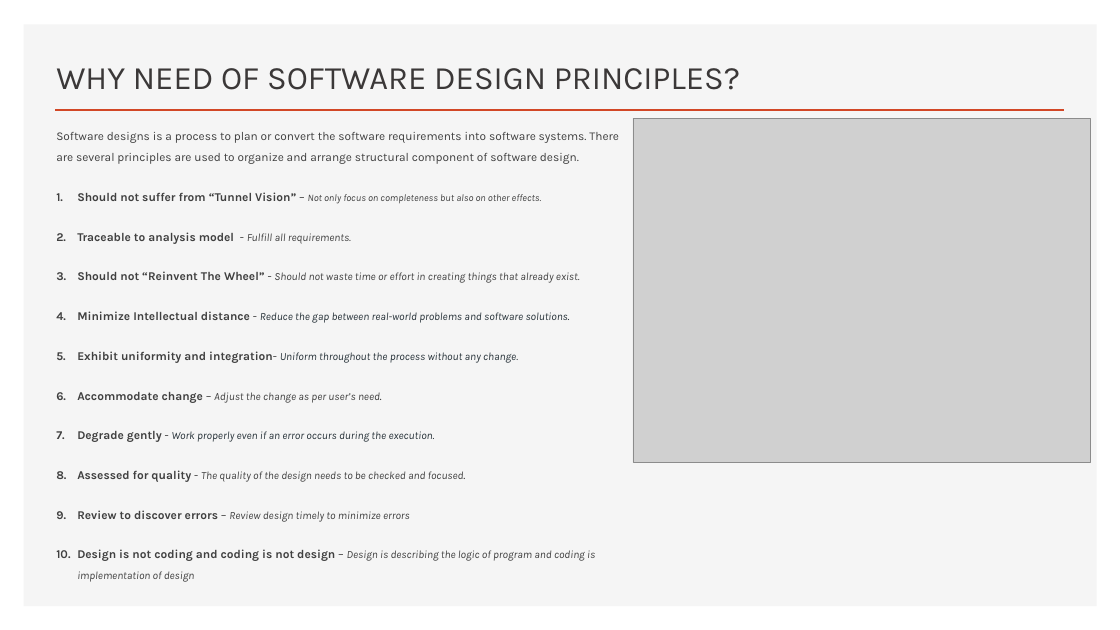
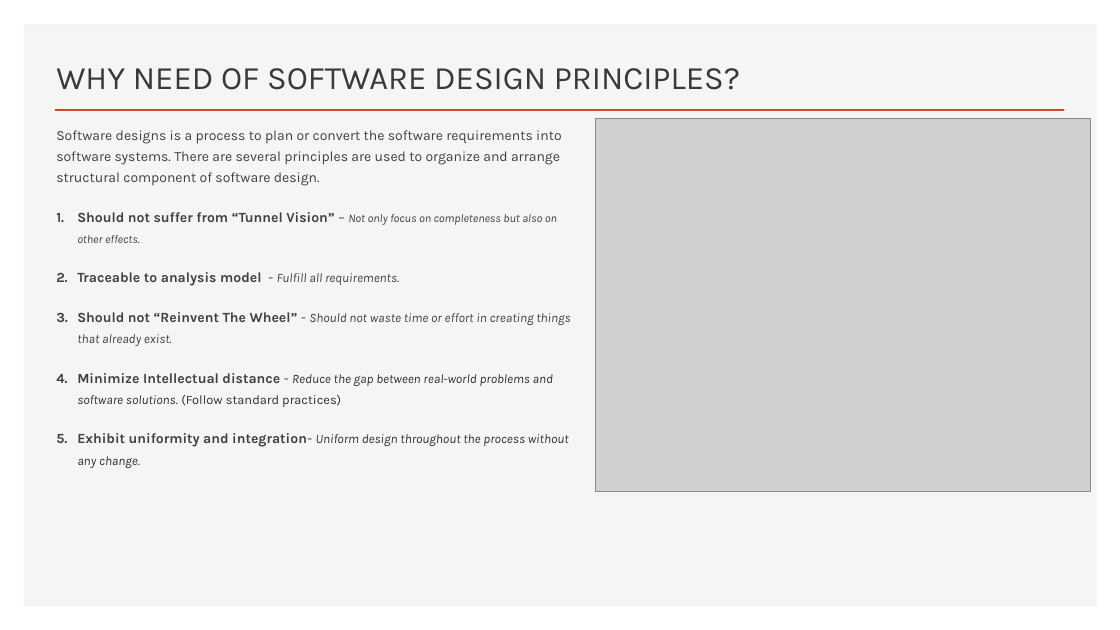
Before and after one commit to jatinrdave/SOLIDPRINCIPLESDEMO, a slide deck: slide 3 of SOLID PRINCIPLES_NEW.pptx. Drawn at 1120x630 pixels with LibreOffice and Linux fonts; fonts in the diff are those of the drawing; grey boxes stand for pictures. Boxes give left, top, right and bottom in pixels: in the first picture for what was removed or moved away, otherwise in the second. Text is boxed around its words. In the diff, an @@ line names an element or a change of style, - is before the commit and + after.

```diff
--- a/SOLID PRINCIPLES_NEW.pptx
+++ b/SOLID PRINCIPLES_NEW.pptx
@@ picture: place and size @@
-picture at bbox=[634, 118, 1091, 463]
+picture at bbox=[596, 118, 1091, 492]
@@ text at bbox=[56, 130, 570, 346]: size 10.2 to 12 pt in "Software designs is a process to plan ...", "Should not suffer from “Tunnel Vision” –", "Traceable to analysis model -", "Should not “Reinvent The Wheel” -"; size 8.5 to 10 pt in "Not only focus on completeness but also ..."; size 9.3 to 11 pt in "Fulfill all requirements.", "Should not waste time or effort in ..." @@
@@ text at bbox=[77, 373, 569, 468]: text changed; size 9.3 to 11 pt; text colour #404040 to #273239 @@
-4. Minimize Intellectual distance - Reduce the gap between real-world problems and software solutions.
-5. Exhibit uniformity and integration- Uniform throughout the process without any change.
-6. Accommodate change – Adjust the change as per user’s need.
-7. Degrade gently - Work properly even if an error occurs during the execution.
-8. Assessed for quality - The quality of the design needs to be checked and focused.
-9. Review to discover errors – Review design timely to minimize errors
-10. Design is not coding and coding is not design – Design is describing the logic of program and coding is implementation of design
+4. Minimize Intellectual distance - Reduce the gap between real-world problems and software solutions. (Follow standard practices)
+5. Exhibit uniformity and integration- Uniform design throughout the process without any change.
```
Also in this commit, not shown: 4 other slides changed, 1 slide added, 3 other files.
